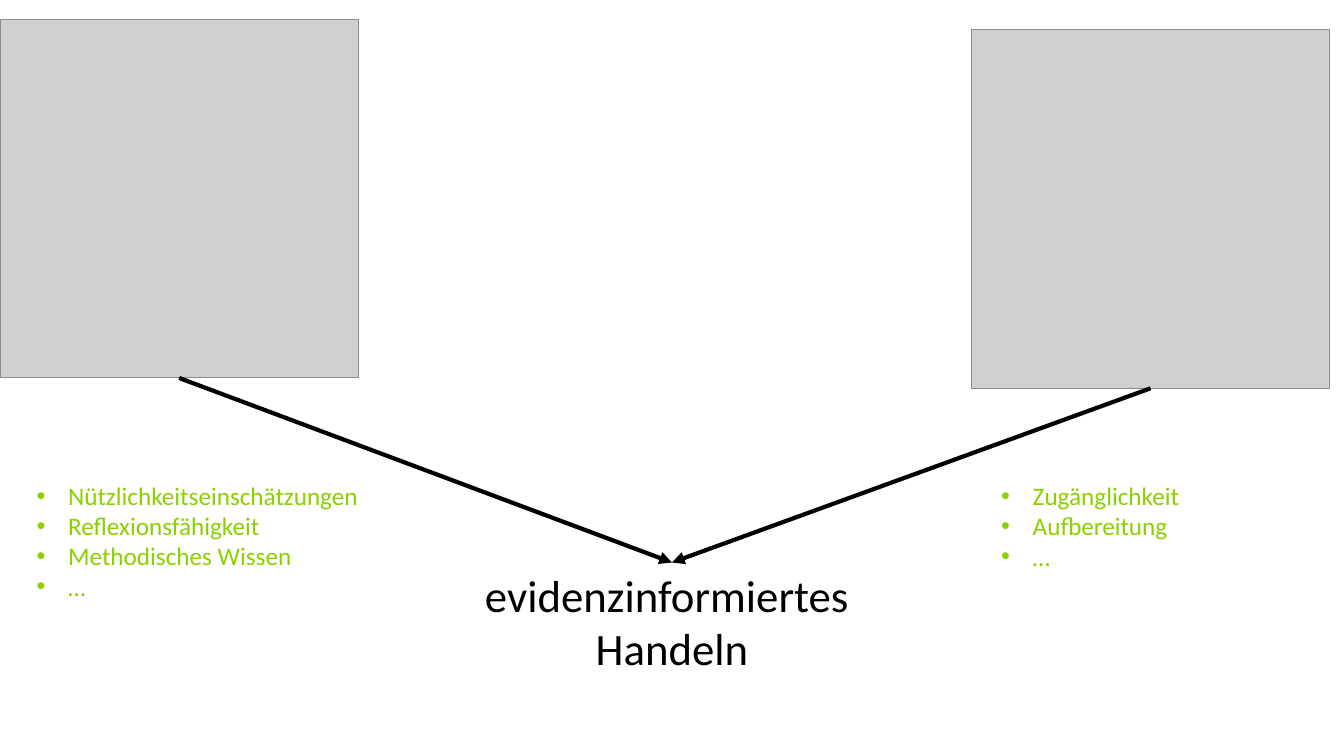
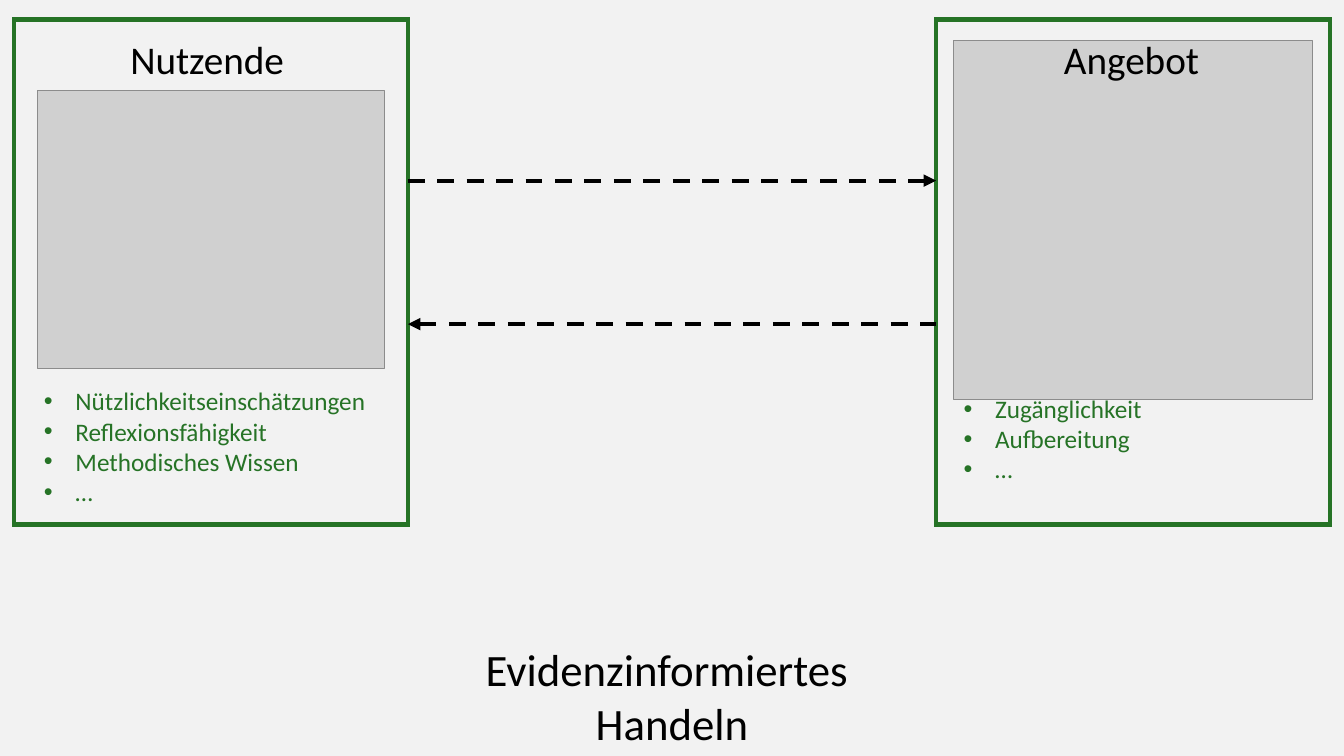
Before and after one commit to kirstinschmidt/GEBF_2025, a slide deck: slide 2 of img/Angebot-Nutzung.pptx. Drawn at 1344x756 pixels with LibreOffice and Linux fonts; fonts in the diff are those of the drawing; grey boxes stand for pictures. Boxes give left, top, right and bottom in pixels: in the first picture for what was removed or moved away, otherwise in the second. Text is boxed around its words. In the diff, an @@ line names an element or a change of style, - is before the commit and + after.

```diff
--- a/img/Angebot-Nutzung.pptx
+++ b/img/Angebot-Nutzung.pptx
@@ background #FFFFFF to #F2F2F2 @@
@@ rectangle added at box(14, 19, 408, 524), outline #267326 3 pt @@
@@ rectangle added at box(937, 19, 1331, 524), outline #267326 3 pt @@
@@ text added at box(130, 46, 284, 75), 28 pt, text #000000 @@
+Nutzende
@@ picture: place and size @@
-picture at box(972, 30, 1331, 389)
+picture at box(954, 41, 1313, 400)
@@ text added at box(1064, 46, 1199, 81), 28 pt, text #000000 @@
+Angebot
@@ picture: place and size @@
-picture at box(0, 19, 359, 378)
+picture at box(37, 91, 384, 368)
@@ arrow added from (408, 180) to (937, 180), #000000 3 pt dashed @@
@@ arrow added from (937, 325) to (408, 325), #000000 3 pt dashed @@
@@ text "Nützlichkeitseinschätzungen": place and size @@
-text "Nützlichkeitseinschätzungen" at box(68, 487, 358, 566)
+text "Nützlichkeitseinschätzungen" at box(75, 392, 365, 471)
@@ text "Nützlichkeitseinschätzungen" at box(75, 392, 365, 471): text colour #8CD000 to #267326 @@
@@ arrow removed from (179, 378) to (673, 563) @@
@@ arrow removed from (1150, 388) to (673, 563) @@
@@ text "Zugänglichkeit" at box(995, 399, 1141, 453): text colour #8CD000 to #267326 @@
@@ text "Zugänglichkeit": place and size @@
-text "Zugänglichkeit" at box(1033, 487, 1179, 540)
+text "Zugänglichkeit" at box(995, 399, 1141, 453)
@@ text "Evidenzinformiertes": place and size @@
-text "Evidenzinformiertes" at box(485, 581, 848, 666)
+text "Evidenzinformiertes" at box(486, 655, 848, 741)
@@ text at box(486, 655, 848, 687): text changed @@
-evidenzinformiertes
+Evidenzinformiertes
```
Also in this commit, not shown: 22 other files.
